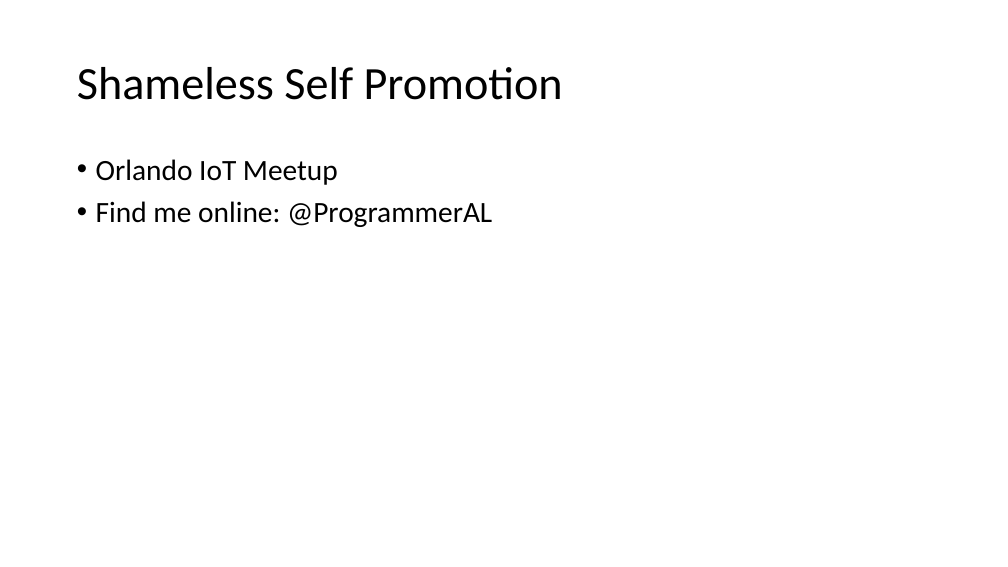
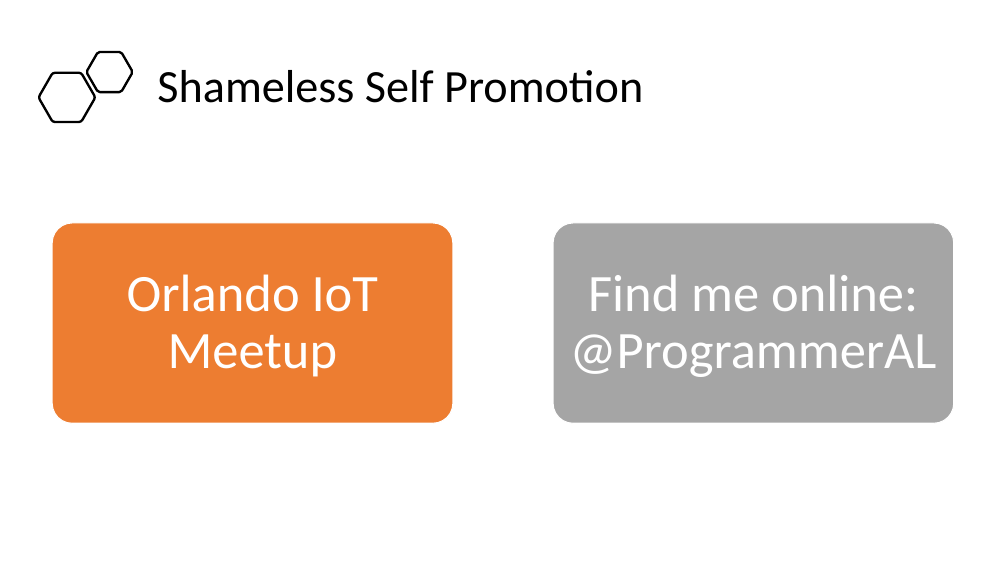
Before and after one commit to ProgrammerAL/Presentations-2020, a slide deck: slide 13 of 2020-04-14 ONETUG App Communication Juxtaposition/Presentation.pptx (slide 12 before the commit). Drawn at 1008x567 pixels with LibreOffice and Linux fonts; fonts in the diff are those of the drawing. Boxes give left, top, right and bottom in pixels: in the first picture for what was removed or moved away, otherwise in the second. Text is boxed around its words. In the diff, an @@ line names an element or a change of style, - is before the commit and + after.

```diff
--- a/2020-04-14 ONETUG App Communication Juxtaposition/Presentation.pptx
+++ b/2020-04-14 ONETUG App Communication Juxtaposition/Presentation.pptx
@@ freeform shape added at bbox=[87, 52, 132, 92], outline #000000 2.25 pt @@
@@ title "Shameless Self Promotion": place and size @@
-title "Shameless Self Promotion" at bbox=[77, 67, 563, 100]
+title "Shameless Self Promotion" at bbox=[157, 70, 643, 103]
@@ freeform shape added at bbox=[39, 73, 95, 122], outline #000000 2.25 pt @@
@@ text removed at bbox=[96, 159, 492, 227] @@
-• Orlando IoT Meetup
-• Find me online: @ProgrammerAL
@@ group added at bbox=[52, 223, 954, 423]: 2 rounded rectangles, 2 texts @@
+Orlando IoT Meetup
+Find me online: @ProgrammerAL
```
Also in this commit, not shown: 11 other slides changed, 1 slide added.
